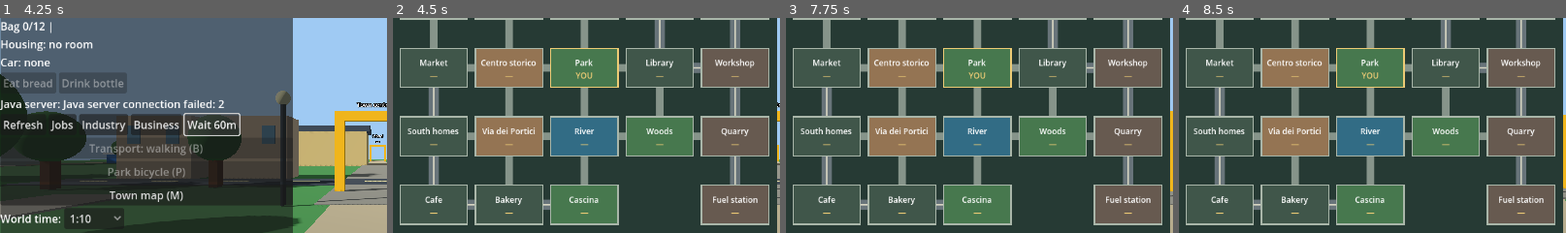
Above: before the commit, frames 1-4 (left to right).
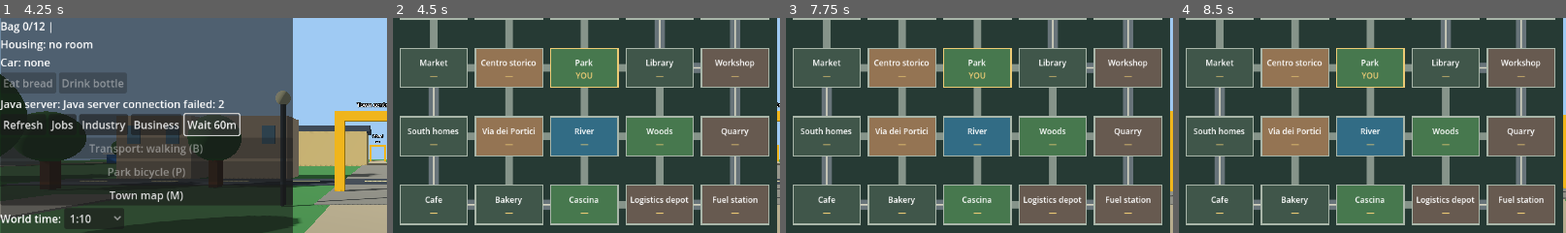
Above: after the commit, the same moments.

Repository: holovin777/living-alibi
Game: Godot game, scene res://scenes/park.tscn
The game is run twice, just before and just after one commit, with the same random seed, the same clock (stepped at 60 frames per second) and the same inputs.
Inputs (mouse positions are % of the whole screen's width and height, from its top left):
- Up to frame 1 (4.25 s): click "Refresh" at 0.5 s; click "Jobs" at 1.25 s; click "Industry" at 2 s; click "Business" at 2.75 s; click "Wait 60m" at 3.5 s
- Up to frame 2 (4.5 s): click "Town map (M)" at 4.25 s
- Up to frame 3 (7.75 s): click "1:10" at 5 s; click "Weather FX" at 5.75 s; click "Weather sound" at 6.5 s; tap Enter at 7.25 s; move the mouse to (72, 45) at 7.27 s; hold D from 7.28 s (still down); tap F at 7.35 s; click (72, 45) at 7.42 s; tap Space at 7.52 s
- Up to frame 4 (8.5 s): tap Space at 8, 8.27 s; move the mouse to (30, 55) at 8.02 s; release D at 8.03 s; hold S from 8.03 s (still down); tap 1 at 8.1 s
The pictures show only the part of the screen within x 1-51%, y 18-68%; the shares and areas given below are measured in that part.

Frame 1 is identical in both runs. In frame 2, 3.7% of the frame differs, in the area x 58-80%, y 64-97%; in frame 3, 3.7%; in frame 4, 3.7%.

Commit message:
feat: public logistics depot with walk-in office, two fleet garage bays and motor access

Diff:
--- a/godot/scripts/ParkDemo.gd
+++ b/godot/scripts/ParkDemo.gd
@@ -6,6 +6,8 @@
 
 const GATE_POSITION := Vector3(0.0, 0.0, -12.0)
 const KIOSK_POSITION := Vector3(7.0, 0.0, 3.0)
+const DEPOT_DESK := Vector3(-9.0,0.0,10.0)
+const DEPOT_BAYS := [Vector3(6.5,0,12.0),Vector3(12.5,0,12.0)]
 const INTERACTION_RADIUS := 3.5
 const WALK_SPEED := 4.5
 const CYCLE_SPEED := 8.0
@@ -256,7 +258,8 @@
     return _avatar.position.distance_to(GATE_POSITION) < INTERACTION_RADIUS
 
 func _near_kiosk() -> bool:
-    return _avatar.position.distance_to(KIOSK_POSITION) < INTERACTION_RADIUS
+    var target := DEPOT_DESK if _current_place=="LOGISTICS_DEPOT" else KIOSK_POSITION
+    return _avatar.position.distance_to(target) < INTERACTION_RADIUS
 
 func _has_room_lease() -> bool:
     return bool(_last_snapshot.get("player",{}).get("roomActive",false))
@@ -314,17 +317,17 @@
     return not bool(_last_snapshot.get("freight",{}).get("automated",false)) and _truck_place()==_current_place and _current_place in FREIGHT_DISTRICTS and _avatar.position.distance_to(_truck_parking(_current_place))<3.5
 
 func _hire_driver(id: String) -> void:
-    if _connected and not _api.is_busy() and _current_place=="WORKSHOP" and _near_kiosk():
+    if _connected and not _api.is_busy() and _current_place in ["WORKSHOP","LOGISTICS_DEPOT"] and _near_kiosk():
         _api.freight_action("hire-driver",id)
 
 func _hire_second_driver(id: String) -> void:
-    if _connected and not _api.is_busy() and _current_place=="WORKSHOP" and _near_kiosk():
+    if _connected and not _api.is_busy() and _current_place in ["WORKSHOP","LOGISTICS_DEPOT"] and _near_kiosk():
         _api.freight_action("hire-driver-2",id)
 
 func _freight_action(action: String) -> void:
     if not _connected or _api.is_busy():
         return
-    if (action in ["load","load-company"] and _current_place …(241 unchanged characters)… 2","service-truck-2"] and _current_place=="WORKSHOP" and _near_kiosk()):
+    if (action in ["load","load-company"] and _current_place …(241 unchanged characters)… 2","service-truck-2"] and _current_place in ["WORKSHOP","LOGISTICS_DEPOT"] and _near_kiosk()):
         _api.freight_action(action)
 
 func _drive_truck(destination: String) -> void:
@@ -486,7 +489,20 @@
     _follow_player()
     _update_drive_hud()
 
+func _depot_truck_present(number: int) -> bool:
+    var logistics: Dictionary = _last_snapshot.get("logistics",{})
+    if number==0:
+        return bool(logistics.get("truck",false)) and str(logistics.get("truckPlace",""))=="LOGISTICS_DEPOT"
+    var second: Dictionary = logistics.get("secondTruck",{})
+    return bool(second.get("purchased",false)) and str(second.get("place",""))=="LOGISTICS_DEPOT"
+
 func _sync_owned_car() -> void:
+    if _chunks.has("LOGISTICS_DEPOT"):
+        var depot: Node3D = _chunks["LOGISTICS_DEPOT"]["root"]
+        for n in range(2):
+            var model := depot.get_node_or_null("DepositoLogistico/Garage/Truck"+str(n+1)) as Node3D
+            if model!=null:
+                model.visible = _depot_truck_present(n)
     for id in TownLayout.MOTOR_DISTRICTS:
         if not _chunks.has(id):
             continue
@@ -702,6 +718,8 @@
     _scenery.add_child(_residents_root)
 
     match place_id:
+        "LOGISTICS_DEPOT":
+            _build_logistics_depot()
         "FUEL_STATION":
             _build_fuel_station()
         "FARM":
@@ -1029,6 +1047,11 @@
         var nearest := p.clamp(obstacle.position, obstacle.end)
         if p.distance_squared_to(nearest) < radius * radius:
             return false
+    if _current_place=="LOGISTICS_DEPOT":
+        for n in range(2):
+            var bay: Vector3 = DEPOT_BAYS[n]
+            if _depot_truck_present(n) and Rect2(Vector2(bay.x-1.1,bay.z-2.4),Vector2(2.2,4.8)).grow(radius).has_point(p):
+                return false
     if _truck_place()==_current_place and _current_place in FREIGHT_DISTRICTS:
         var truck_at := _truck_parking(_current_place)
         if Rect2(Vector2(truck_at.x-1.1,truck_at.z-2.4),Vector2(2.2,4.8)).grow(radius).has_point(p):
@@ -1150,10 +1173,13 @@
     _scenery.add_child(lot)
     _box(lot,Vector3(3,0.045,5.8),Color("#505659"),Vector3.ZERO)
     _sign(lot,"Merci · F",Vector3(0,2.7,-2.8))
+    var truck := _make_freight_truck(lot,"AssignedTruck",Color("#b29b69"))
+    truck.visible = false
+
+func _make_freight_truck(parent: Node3D,caption: String,paint: Color) -> Node3D:
     var truck := Node3D.new()
-    truck.name = "AssignedTruck"
-    lot.add_child(truck)
-    var paint := Color("#b29b69")
+    truck.name = caption
+    parent.add_child(truck)
     _box(truck,Vector3(2.1,0.55,4.7),Color("#48494a"),Vector3(0,0.67,0))
     _box(truck,Vector3(2.1,1.65,1.65),paint,Vector3(0,1.51,-1.43))
     _box(truck,Vector3(1.78,0.65,0.06),Color("#577782"),Vector3(0,1.85,-2.27))
@@ -1165,7 +1191,58 @@
             wheel.rotation_degrees.z = 90
     for z in [0.1,0.8,1.5]:
         _box(truck,Vector3(1.65,0.46,0.62),Color("#846d58"),Vector3(0,1.5,z))
-    truck.visible = false
+    return truck
+
+func _build_logistics_depot() -> void:
+    var depot := Node3D.new()
+    depot.name = "DepositoLogistico"
+    _scenery.add_child(depot)
+    var plaster := Color("#d5d5ca")
+    var steel := Color("#64777e")
+    # Administrative office: doorway facing the central yard, not a solid shell.
+    var office := Node3D.new()
+    office.name = "Office"
+    depot.add_child(office)
+    _box(office,Vector3(10,0.08,8),Color("#b0ada0"),Vector3(-9,0.02,10))
+    _room_wall(office,Vector3(-14,0,10),Vector2(0.25,8),plaster)
+    _room_wall(office,Vector3(-9,0,14),Vector2(10,0.25),plaster)
+    _room_wall(office,Vector3(-4,0,10),Vector2(0.25,8),plaster)
+    for x in [-12.25,-5.75]:
+        _room_wall(office,Vector3(x,0,6),Vector2(3.5,0.25),plaster)
+    _box(office,Vector3(10.3,0.25,8.3),steel,Vector3(-9,3.13,10))
+    _sign(office,"Deposito Logistico · Ufficio",Vector3(-9,3.6,5.8))
+    _room_furniture(office,DEPOT_DESK,Vector3(2.5,0.85,0.85),Color("#8b7158"))
+    _box(office,Vector3(0.66,0.4,0.09),Color("#323c40"),DEPOT_DESK+Vector3(-0.5,1.1,0))
+    _room_furniture(office,Vector3(-12.4,0,12.1),Vector3(1.0,2.0,1.2),steel)
+    _sign(office,"Fleet management · F",DEPOT_DESK+Vector3(0,2.1,0))
+    # Two walk-in garage bays, shared maintenance floor and marked parking.
+    var garage := Node3D.new()
+    garage.name = "Garage"
+    depot.add_child(garage)
+    _box(garage,Vector3(12,0.07,8),Color("#555b5b"),Vector3(9.5,0.03,12))
+    for x in [3.5,9.5,15.5]:
+        _room_wall(garage,Vector3(x,0,12),Vector2(0.24,8),steel)
+        _box(garage,Vector3(0.24,1.0,8),steel,Vector3(x,3.5,12))
+    _room_wall(garage,Vector3(9.5,0,16),Vector2(12,0.25),steel)
+    _box(garage,Vector3(12.3,0.3,8.3),Color("#526369"),Vector3(9.5,4.15,12))
+    for n in range(2):
+        var bay: Vector3 = DEPOT_BAYS[n]
+        for x in [-1.45,1.45]:
+            _box(garage,Vector3(0.08,0.02,6),Color("#e7d9ac"),bay+Vector3(x,0.08,0))
+        _sign(garage,"Bay %s" % (n+1),Vector3(bay.x,3.65,7.8))
+        var truck := _make_freight_truck(garage,"Truck"+str(n+1),Color("#b29b69") if n==0 else Color("#668696"))
+        truck.position = bay
+        truck.visible = false
+    # Storage racks are scenery until a separate depot inventory is implemented.
+    var store := Node3D.new()
+    store.name = "Warehouse"
+    depot.add_child(store)
+    _box(store,Vector3(10,0.05,5),Color("#7c807d"),Vector3(-9,0.02,-11))
+    for x in [-13.0,-9.0,-5.0]:
+        _room_furniture(store,Vector3(x,0,-12),Vector3(2.4,1.7,1.4),Color("#967956"))
+    _sign(store,"Magazzino · storage",Vector3(-9,2.65,-9))
+    _lamp(depot,Vector3(-3,0,5))
+    _lamp(depot,Vector3(3,0,-8))
 
 func _build_public_car_park() -> void:
     var lot := Node3D.new()
@@ -1799,18 +1876,20 @@
     # A yellow gate is a map transition — actual travel is authorized by Java.
     for offset in [-1.6, 1.6]:
         _add_obstacle(GATE_POSITION + Vector3(offset, 0.0, 0.0), Vector2(0.4, 0.4))
-    _add_obstacle(KIOSK_POSITION, Vector2(2.4, 1.6))
+    if _scenery.name != "PublicScene_LOGISTICS_DEPOT":
+        _add_obstacle(KIOSK_POSITION, Vector2(2.4, 1.6))
     _box(_scenery, Vector3(0.4, 3.1, 0.4), Color(0.94, 0.69, 0.12),
             GATE_POSITION + Vector3(-1.6, 1.55, 0.0))
     _box(_scenery, Vector3(0.4, 3.1, 0.4), Color(0.94, 0.69, 0.12),
             GATE_POSITION + Vector3(1.6, 1.55, 0.0))
     _box(_scenery, Vector3(3.6, 0.38, 0.45), Color(0.94, 0.69, 0.12),
             GATE_POSITION + Vector3(0.0, 3.2, 0.0))
-    # Blue kiosk: only offers actions physically available in this district.
-    _box(_scenery, Vector3(2.4, 1.4, 1.6), Color(0.13, 0.39, 0.69),
-            KIOSK_POSITION + Vector3(0.0, 0.7, 0.0))
-    _box(_scenery, Vector3(3.2, 0.22, 2.2), Color(0.88, 0.89, 0.89),
-            KIOSK_POSITION + Vector3(0.0, 1.6, 0.0))
+    if _scenery.name != "PublicScene_LOGISTICS_DEPOT":
+        # Blue kiosk: only offers actions physically available in this district.
+        _box(_scenery, Vector3(2.4, 1.4, 1.6), Color(0.13, 0.39, 0.69),
+                KIOSK_POSITION + Vector3(0.0, 0.7, 0.0))
+        _box(_scenery, Vector3(3.2, 0.22, 2.2), Color(0.88, 0.89, 0.89),
+                KIOSK_POSITION + Vector3(0.0, 1.6, 0.0))
 
 func _tree(at: Vector3) -> void:
     _add_obstacle(at, Vector2(0.45, 0.45))
@@ -2152,6 +2231,60 @@
             _api.view_business()
         elif _current_place == "OFFICE" and not _api.is_busy():
             _api.list_work_orders()
+
+func _render_logistics(logistics: Dictionary) -> void:
+    if not bool(logistics.get("yours",false)):
+        _action_choices.add_child(_button("Register / acquire logistics company · 20 EUR",_freight_action.bind("register")))
+    else:
+        var carrier := Label.new()
+        carrier.text = "LOGISTICS | Bank: %s EUR | Truck: %s" % [logistics.get("cash",0),str(logistics.get("truckPlace","none"))]
+        _action_choices.add_child(carrier)
+        _action_choices.add_child(_button("Logistics: invest 25 EUR",_freight_action.bind("invest-25")))
+        _action_choices.add_child(_button("Logistics: invest 100 EUR",_freight_action.bind("invest-100")))
+        _action_choices.add_child(_button("Logistics: withdraw 25 EUR",_freight_action.bind("withdraw-25")))
+        if not bool(logistics.get("truck",false)):
+            _action_choices.add_child(_button("Buy company truck · 220 EUR",_freight_action.bind("buy-truck")))
+        else:
+            var condition := int(logistics.get("condition",100))
+            var finances: Dictionary = logistics.get("financials",{})
+            var accounts := Label.new()
+            accounts.text = "Truck condition: %s/100\nRevenue %s | Fuel %s | Relocation %s EUR\nWages %s | Hiring %s | Repairs %s EUR\nOperating net %s EUR | Deliveries %s\nTruck purchases %s | Invested %s | Withdrawn %s EUR" % [
+                condition,finances.get("revenue",0),finances.get("fuel",0),finances.get("relocation",0),
+                finances.get("wages",0),finances.get("hiring",0),finances.get("maintenance",0),
+                finances.get("operatingNet",0),finances.get("deliveries",0),finances.get("truckPurchases",0),
+                finances.get("invested",0),finances.get("withdrawn",0)]
+            _action_choices.add_child(accounts)
+            if condition<100:
+                var service_note := " + transport" if str(logistics.get("truckPlace",""))!=_current_place else ""
+                _action_choices.add_child(_button("Service company truck · 15 EUR + 1 part"+service_note,_freight_action.bind("service-truck")))
+            var driver_name = logistics.get("driverName")
+            var details := Label.new()
+            details.text = "Driver: %s | Automated deliveries: %s" % ["none" if driver_name==null else str(driver_name),logistics.get("completed",0)]
+            _action_choices.add_child(details)
+            if driver_name==null:
+                for candidate in logistics.get("candidates",[]):
+                    _action_choices.add_child(_button("Hire driver: "+str(candidate.get("name",""))+" · 10 EUR",_hire_driver.bind(str(candidate.get("id","")))))
+            else:
+                var enabled := bool(logistics.get("automatic",false))
+                _action_choices.add_child(_button("Disable automatic freight" if enabled else "Enable automatic freight",_freight_action.bind("auto-off" if enabled else "auto-on")))
+            var second: Dictionary = logistics.get("secondTruck",{})
+            if not bool(second.get("purchased",false)):
+                _action_choices.add_child(_button("Buy second truck · 220 EUR",_freight_action.bind("buy-truck-2")))
+            else:
+                var second_driver = second.get("driverName")
+                var second_status := Label.new()
+                second_status.text = "TRUCK 2 | %s | %s/100\nDriver: %s | Deliveries: %s\n%s" % [
+                    str(second.get("place","")),second.get("condition",0),"none" if second_driver==null else str(second_driver),
+                    second.get("completed",0),("Cargo: %s (%s)" % [second.get("cargo",""),second.get("units",0)]) if bool(second.get("active",false)) else "Idle"]
+                _action_choices.add_child(second_status)
+                if second_driver==null:
+                    for candidate in logistics.get("candidates",[]):
+                        _action_choices.add_child(_button("Hire driver 2: "+str(candidate.get("name",""))+" · 10 EUR",_hire_second_driver.bind(str(candidate.get("id","")))))
+                else:
+                    var second_enabled := bool(second.get("automatic",false))
+                    _action_choices.add_child(_button("Disable truck 2 dispatch" if second_enabled else "Enable truck 2 dispatch",_freight_action.bind("auto-off-2" if second_enabled else "auto-on-2")))
+                if int(second.get("condition",100))<100 and not bool(second.get("active",false)):
+                    _action_choices.add_child(_button("Service truck 2 · 15 EUR + 1 part (transport extra)",_freight_action.bind("service-truck-2")))
 
 func _render_actions() -> void:
     _replace_choices(_action_choices, true)
@@ -2254,59 +2387,10 @@
                 if _car_place()==_current_place:
                     _action_choices.add_child(_button("Refuel · up to 3 units",_car_action.bind("refuel")))
                 _action_choices.add_child(_button("Apply: fuel station attendant",_apply_job.bind("fuel-attendant")))
+        "LOGISTICS_DEPOT":
+            _render_logistics(logistics)
         "WORKSHOP":
-            if not bool(logistics.get("yours",false)):
-                _action_choices.add_child(_button("Register / acquire logistics company · 20 EUR",_freight_action.bind("register")))
-            else:
-                var carrier := Label.new()
-                carrier.text = "LOGISTICS | Bank: %s EUR | Truck: %s" % [logistics.get("cash",0),str(logistics.get("truckPlace","none"))]
-                _action_choices.add_child(carrier)
-                _action_choices.add_child(_button("Logistics: invest 25 EUR",_freight_action.bind("invest-25")))
-                _action_choices.add_child(_button("Logistics: invest 100 EUR",_freight_action.bind("invest-100")))
-                _action_choices.add_child(_button("Logistics: withdraw 25 EUR",_freight_action.bind("withdraw-25")))
-                if not bool(logistics.get("truck",false)):
-                    _action_choices.add_child(_button("Buy company truck · 220 EUR",_freight_action.bind("buy-truck")))
-                else:
-                    var condition := int(logistics.get("condition",100))
-                    var finances: Dictionary = logistics.get("financials",{})
-                    var accounts := Label.new()
-                    accounts.text = "Truck condition: %s/100\nRevenue %s | Fuel %s | Relocation %s EUR\nWages %s | Hiring %s | Repairs %s EUR\nOperating net %s EUR | Deliveries %s\nTruck purchases %s | Invested %s | Withdrawn %s EUR" % [
-                        condition,finances.get("revenue",0),finances.get("fuel",0),finances.get("relocation",0),
-                        finances.get("wages",0),finances.get("hiring",0),finances.get("maintenance",0),
-                        finances.get("operatingNet",0),finances.get("deliveries",0),finances.get("truckPurchases",0),
-                        finances.get("invested",0),finances.get("withdrawn",0)]
-                    _action_choices.add_child(accounts)
-                    if condition<100:
-                        var service_note := " + transport" if str(logistics.get("truckPlace",""))!="WORKSHOP" else ""
-                        _action_choices.add_child(_button("Service company truck · 15 EUR + 1 part"+service_note,_freight_action.bind("service-truck")))
-                    var driver_name = logistics.get("driverName")
-                    var details := Label.new()
-                    details.text = "Driver: %s | Automated deliveries: %s" % ["none" if driver_name==null else str(driver_name),logistics.get("completed",0)]
-                    _action_choices.add_child(details)
-                    if driver_name==null:
-                        for candidate in logistics.get("candidates",[]):
-                            _action_choices.add_child(_button("Hire driver: "+str(candidate.get("name",""))+" · 10 EUR",_hire_driver.bind(str(candidate.get("id","")))))
-                    else:
-                        var enabled := bool(logistics.get("automatic",false))
-                        _action_choices.add_child(_button("Disable automatic freight" if enabled else "Enable automatic freight",_freight_action.bind("auto-off" if enabled else "auto-on")))
-                    var second: Dictionary = logistics.get("secondTruck",{})
-                    if not bool(second.get("purchased",false)):
-                        _action_choices.add_child(_button("Buy second truck · 220 EUR",_freight_action.bind("buy-truck-2")))
-                    else:
-                        var second_driver = second.get("driverName")
-                        var second_status := Label.new()
-                        second_status.text = "TRUCK 2 | %s | %s/100\nDriver: %s | Deliveries: %s\n%s" % [
-                            str(second.get("place","")),second.get("condition",0),"none" if second_driver==null else str(second_driver),
-                            second.get("completed",0),("Cargo: %s (%s)" % [second.get("cargo",""),second.get("units",0)]) if bool(second.get("active",false)) else "Idle"]
-                        _action_choices.add_child(second_status)
-                        if second_driver==null:
-                            for candidate in logistics.get("candidates",[]):
-                                _action_choices.add_child(_button("Hire driver 2: "+str(candidate.get("name",""))+" · 10 EUR",_hire_second_driver.bind(str(candidate.get("id","")))))
-                        else:
-                            var second_enabled := bool(second.get("automatic",false))
-                            _action_choices.add_child(_button("Disable truck 2 dispatch" if second_enabled else "Enable truck 2 dispatch",_freight_action.bind("auto-off-2" if second_enabled else "auto-on-2")))
-                        if int(second.get("condition",100))<100 and not bool(second.get("active",false)):
-                            _action_choices.add_child(_button("Service truck 2 · 15 EUR + 1 part (transport extra)",_freight_action.bind("service-truck-2")))
+            _render_logistics(logistics)
             if _car_place().is_empty():
                 _action_choices.add_child(_button("Buy used car · 180 EUR",_car_action.bind("buy")))
             elif _car_place()=="WORKSHOP":
--- a/godot/scripts/TownMap.gd
+++ b/godot/scripts/TownMap.gd
@@ -10,12 +10,12 @@
     "WORKSHOP": Vector2i(4,1),
     "SOUTH_RESIDENCES": Vector2i(0,2), "PORTICI": Vector2i(1,2),
     "RIVER": Vector2i(2,2), "WOODS": Vector2i(3,2),
-    "QUARRY": Vector2i(4,2), "BAKERY": Vector2i(1,3), "CAFE": Vector2i(0,3), "FARM": Vector2i(2,3), "FUEL_STATION": Vector2i(4,3)
+    "QUARRY": Vector2i(4,2), "BAKERY": Vector2i(1,3), "CAFE": Vector2i(0,3), "FARM": Vector2i(2,3), "FUEL_STATION": Vector2i(4,3), "LOGISTICS_DEPOT": Vector2i(3,3)
 }
 const LABELS := {
-    "NORTH_RESIDENCES": "North homes", "SOUTH_RESIDENCES": "South homes", "CENTRO": "Centro storico", "PORTICI": "Via dei Portici", "FARM": "Cascina", "FUEL_STATION": "Fuel station"
+    "NORTH_RESIDENCES": "North homes", "SOUTH_RESIDENCES": "South homes", "CENTRO": "Centro storico", "PORTICI": "Via dei Portici", "FARM": "Cascina", "FUEL_STATION": "Fuel station", "LOGISTICS_DEPOT": "Logistics depot"
 }
-const MOTOR_DISTRICTS := ["OFFICE","LIBRARY","WORKSHOP","FACTORY","QUARRY","FUEL_STATION"]
+const MOTOR_DISTRICTS := ["OFFICE","LIBRARY","WORKSHOP","FACTORY","QUARRY","FUEL_STATION","LOGISTICS_DEPOT"]
 const TILE_SPACING := 48.0
 var current_place := "PARK"
 var travel_minutes: Dictionary = {}
@@ -81,7 +81,7 @@
             color = Color("#947453")
         elif id == "RIVER":
             color = Color("#326c85")
-        elif id in ["FACTORY","QUARRY","WORKSHOP","FUEL_STATION"]:
+        elif id in ["FACTORY","QUARRY","WORKSHOP","FUEL_STATION","LOGISTICS_DEPOT"]:
             color = Color("#675a50")
         draw_rect(rect,color)
         draw_rect(rect,Color("#edcb75") if id == current_place else Color("#a9b6a9"),false,2.0)
--- a/godot/tests/SceneNavigationSmoke.gd
+++ b/godot/tests/SceneNavigationSmoke.gd
@@ -69,7 +69,7 @@
     world._follow_player()
 
     var layout = world._town_map
-    if not _check(layout.DISTRICTS.size() == 19
+    if not _check(layout.DISTRICTS.size() == 20
             and layout.world_center("PARK") == Vector3.ZERO
             and layout.adjacent("PARK", "SCHOOL")
             and not layout.adjacent("PARK", "QUARRY")
@@ -439,6 +439,25 @@
     world._on_world_updated(carrier)
     if not _check(_has_button(world._action_choices,"Enable truck 2 dispatch") and _has_button(world._action_choices,"Service truck 2"),
             "second truck has independent dispatch and maintenance controls"):
+        return
+    world._on_world_updated(_world("PARK","Park"))
+
+    var depot := _world("LOGISTICS_DEPOT","Deposito Logistico")
+    depot["logistics"] = {"registered":true,"yours":true,"cash":100,"truck":true,"truckPlace":"LOGISTICS_DEPOT","condition":80,
+        "secondTruck":{"purchased":true,"place":"LOGISTICS_DEPOT","condition":90}}
+    world._on_world_updated(depot)
+    world._avatar.position = world.DEPOT_DESK+Vector3(0,0,-1.2)
+    world._render_actions()
+    if not _check(layout.motor_road("FUEL_STATION","LOGISTICS_DEPOT")
+            and not layout.motor_road("FARM","LOGISTICS_DEPOT")
+            and world._scenery.has_node("DepositoLogistico/Office")
+            and world._scenery.get_node("DepositoLogistico/Garage/Truck1").visible
+            and world._scenery.get_node("DepositoLogistico/Garage/Truck2").visible
+            and world._near_kiosk() and _has_button(world._action_choices,"Logistics: invest 100 EUR")
+            and world._can_stand(Vector3(-9,0,6),world.WALKER_RADIUS)
+            and not world._can_stand(Vector3(-14,0,10),world.WALKER_RADIUS)
+            and not world._can_stand(Vector3(6.5,0,12),world.WALKER_RADIUS),
+            "depot office doorway, management desk, garage trucks and road are accessible"):
         return
     world._on_world_updated(_world("PARK","Park"))
 
Not shown, changed: server/src/test/java/com/holovin/npclife/GameSessionTest.java
Not shown, changed: src/main/java/com/holovin/npclife/LogisticsLife.java
Not shown, changed: src/main/java/com/holovin/npclife/MotorLife.java
Not shown, changed: src/main/java/com/holovin/npclife/PlayerLife.java
Not shown, changed: src/main/java/com/holovin/npclife/PopulationLife.java
Not shown, changed: src/main/java/com/holovin/npclife/SecondFleetLife.java
Not shown, changed: src/main/java/com/holovin/npclife/TownLife.java
